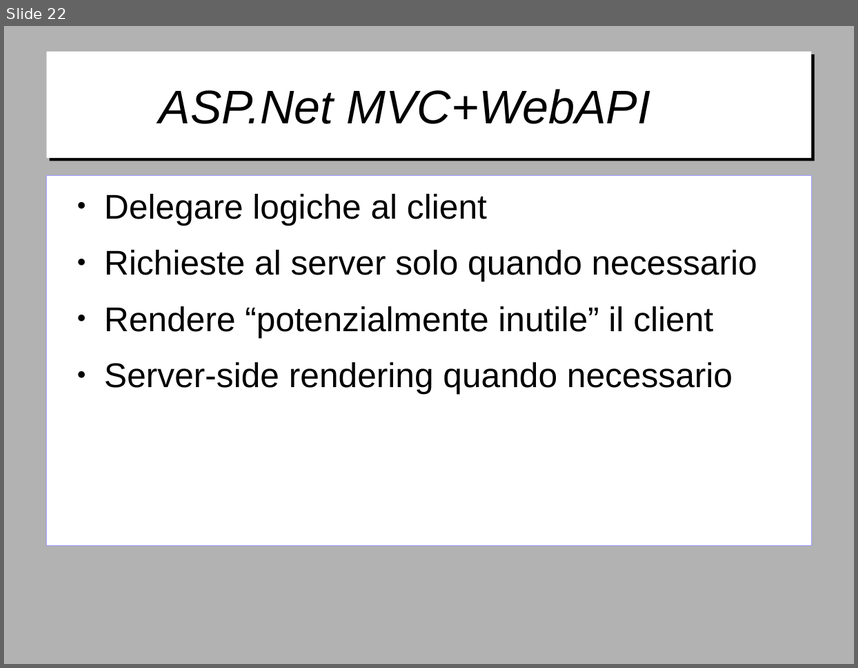
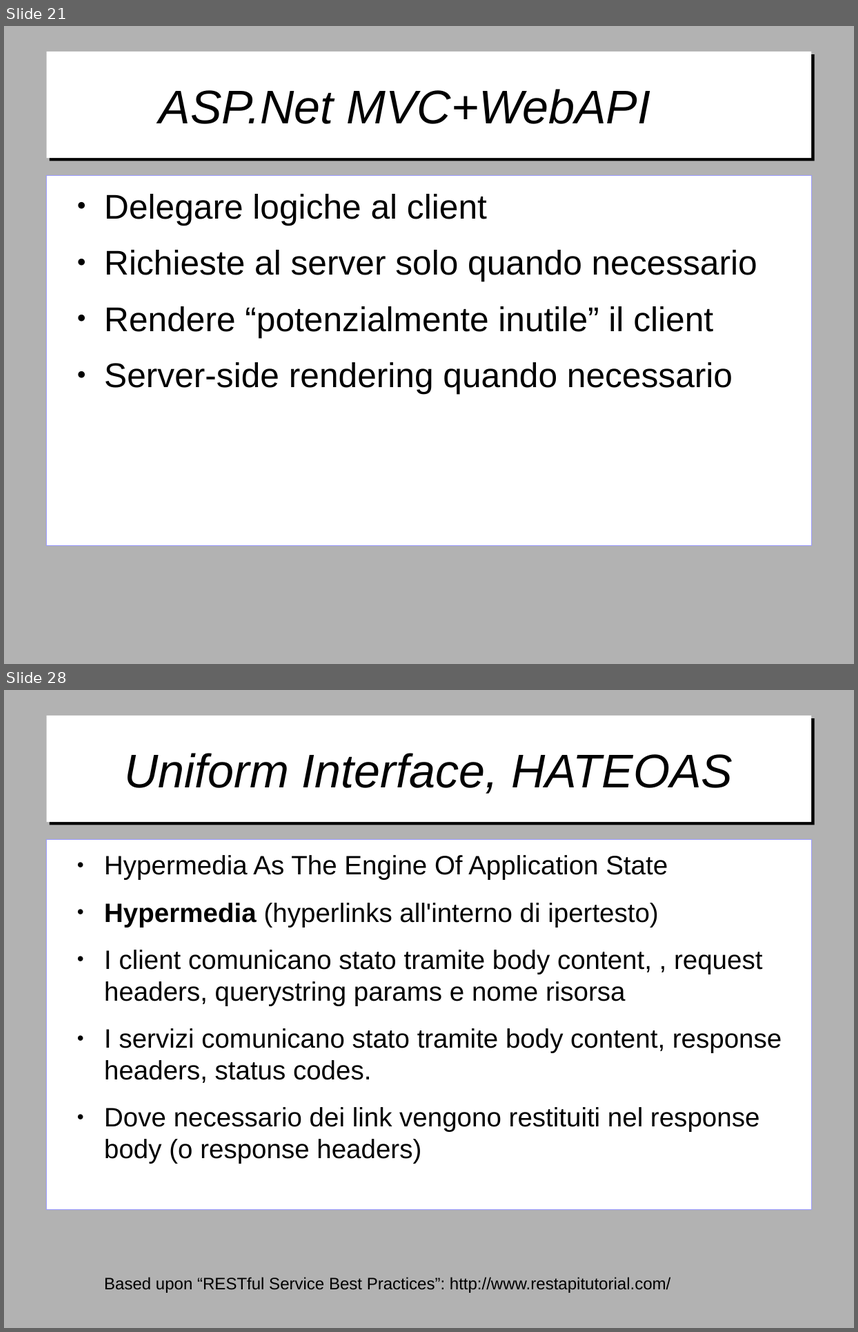
Before and after one commit to gitfer/ARXCourse, a slide deck: ARXCourse.odp. Shown one above the other, each under a label of ours: slide 22 before the commit, slides 21 and 28 after it; the slides between them are not shown. The pictures are 858x668 and 858x1332 pixels, drawn with LibreOffice and Linux fonts; fonts in the diff are those of the drawing; background and template pictures are left out. Boxes give left, top, right and bottom in pixels: in the first picture for what was removed or moved away, otherwise in the second. Text is boxed around its words. In the diff, an @@ line names an element or a change of style, - is before the commit and + after.

```diff
--- a/ARXCourse.odp
+++ b/ARXCourse.odp
@@ slide 28 added at [4, 690, 854, 1328], background #B2B2B2 @@
@@ title added at [46, 716, 812, 822], fill #FFFFFF, 44 pt, text #000000, italic @@
+Uniform Interface, HATEOAS
@@ text added at [46, 839, 812, 1209], fill #FFFFFF, outline #9999FF 0 pt, 24.8 pt, text #000000 @@
+● Hypermedia As The Engine Of Application State
+● Hypermedia (hyperlinks all'interno di ipertesto)
+● I client comunicano stato tramite body content, , request headers, querystring params e nome risorsa
+● I servizi comunicano stato tramite body content, response headers, status codes.
+● Dove necessario dei link vengono restituiti nel response body (o response headers)
+Based upon “RESTful Service Best Practices”: http://www.restapitutorial.com/
@@ what was slide 22 is now slide 21 @@
```
Also in this commit, not shown: 3 slides changed, 18 other slides added, 1 slide removed.
